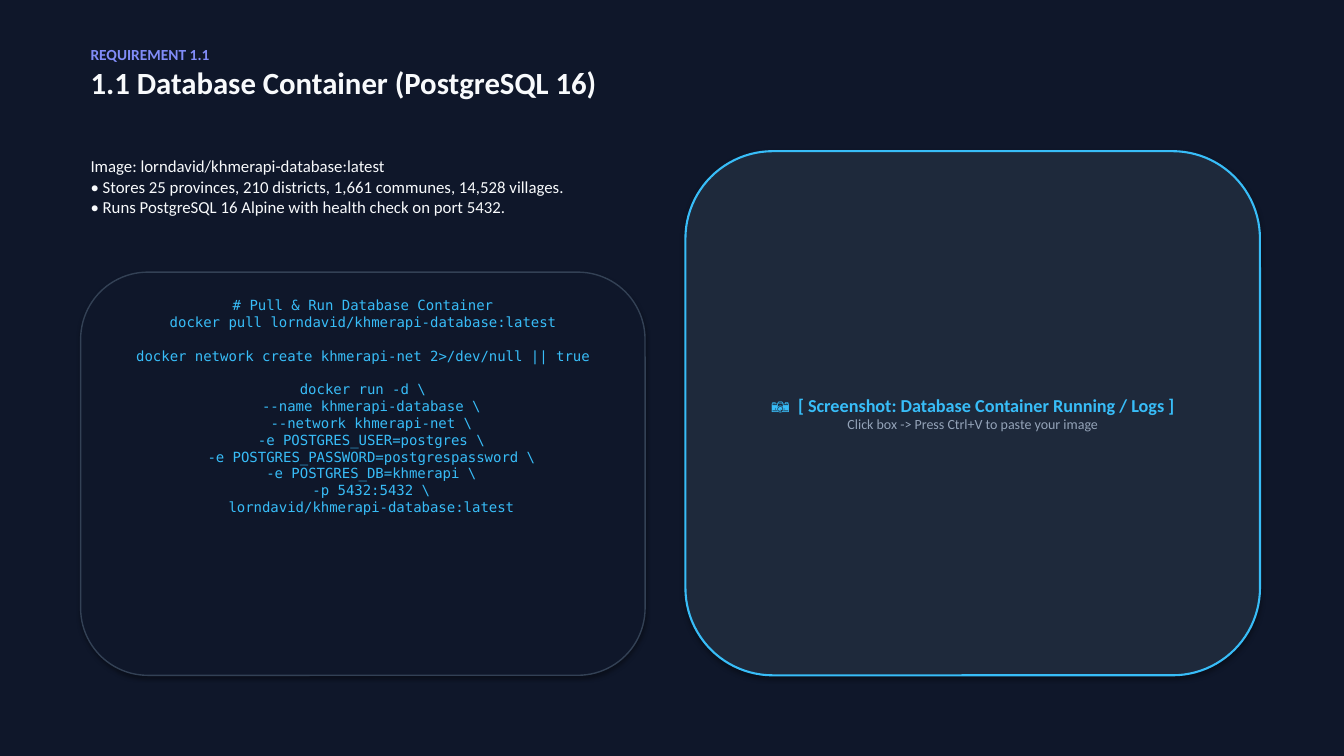
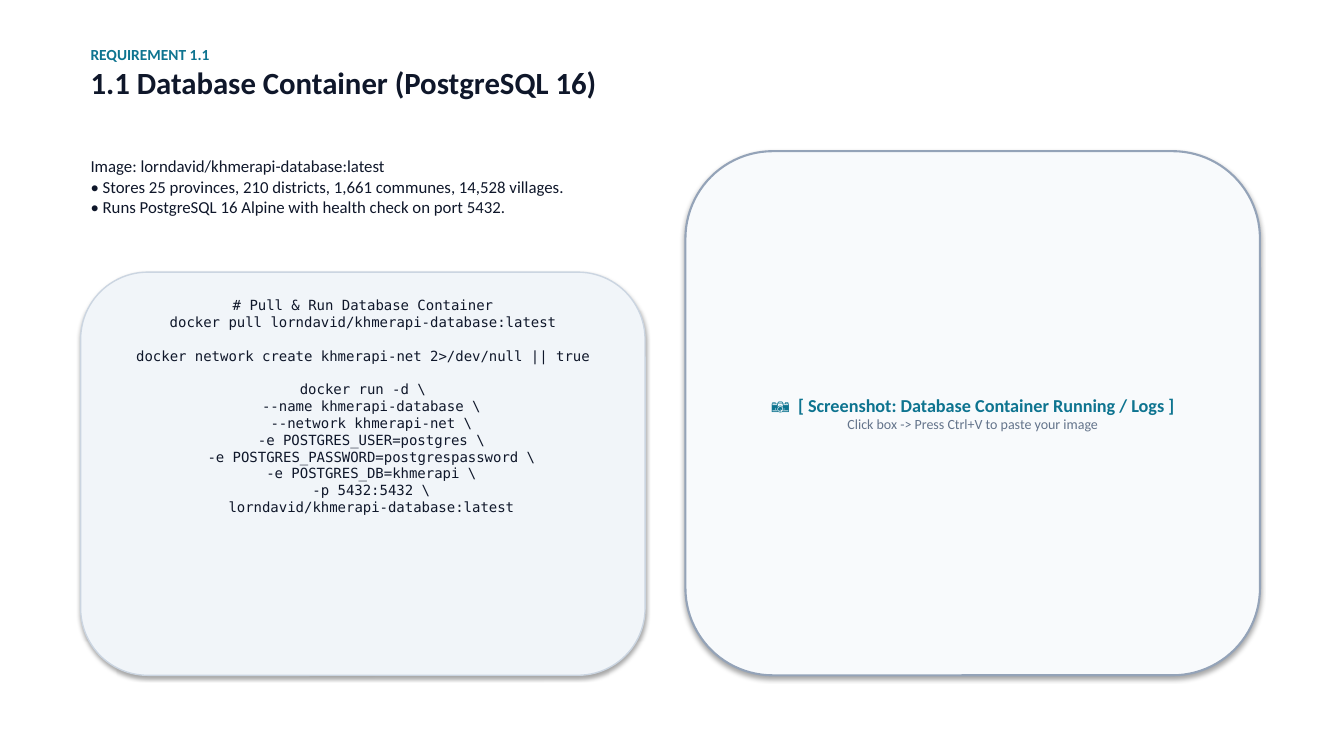
Before and after one commit to lorndavid/khmer-data-api, a slide deck: slide 3 of homework/Homework-Docker-Presentation.pptx. Drawn at 1344x756 pixels with LibreOffice and Linux fonts; fonts in the diff are those of the drawing. Boxes give left, top, right and bottom in pixels: in the first picture for what was removed or moved away, otherwise in the second. Text is boxed around its words. In the diff, an @@ line names an element or a change of style, - is before the commit and + after.

```diff
--- a/homework/Homework-Docker-Presentation.pptx
+++ b/homework/Homework-Docker-Presentation.pptx
@@ rectangle at <box>0,0,1344,756</box>: fill #0F172A to #FFFFFF @@
@@ text "REQUIREMENT 1.1" at <box>91,50,597,100</box>: text colour #818CF8 to #0E7490 in "REQUIREMENT 1.1"; text colour #F8FAFC to #0F172A in "1.1 Database Container (PostgreSQL 16)" @@
@@ text "Image: lorndavid/khmerapi-database:latest • Stores 25 ..." at <box>91,160,563,216</box>: text colour #F8FAFC to #0F172A @@
@@ rounded rectangle "📷 [ Screenshot: Database Container ..." at <box>686,151,1260,676</box>: text colour #38BDF8 to #0E7490 in "📷 [ Screenshot: Database Container Running / ..."; text colour #94A3B8 to #64748B in "Click box -> Press Ctrl+V to paste ..."; fill #1E293B to #F8FAFC; outline #38BDF8 1.5 pt to #94A3B8 1.5 pt @@
@@ rounded rectangle "# Pull & Run Database ..." at <box>81,272,645,676</box>: text colour #38BDF8 to #0F172A; fill #0F172A to #F1F5F9; outline #334155 1 pt to #CBD5E1 1 pt @@
```
Also in this commit, not shown: 9 other slides changed, 6 other files.
